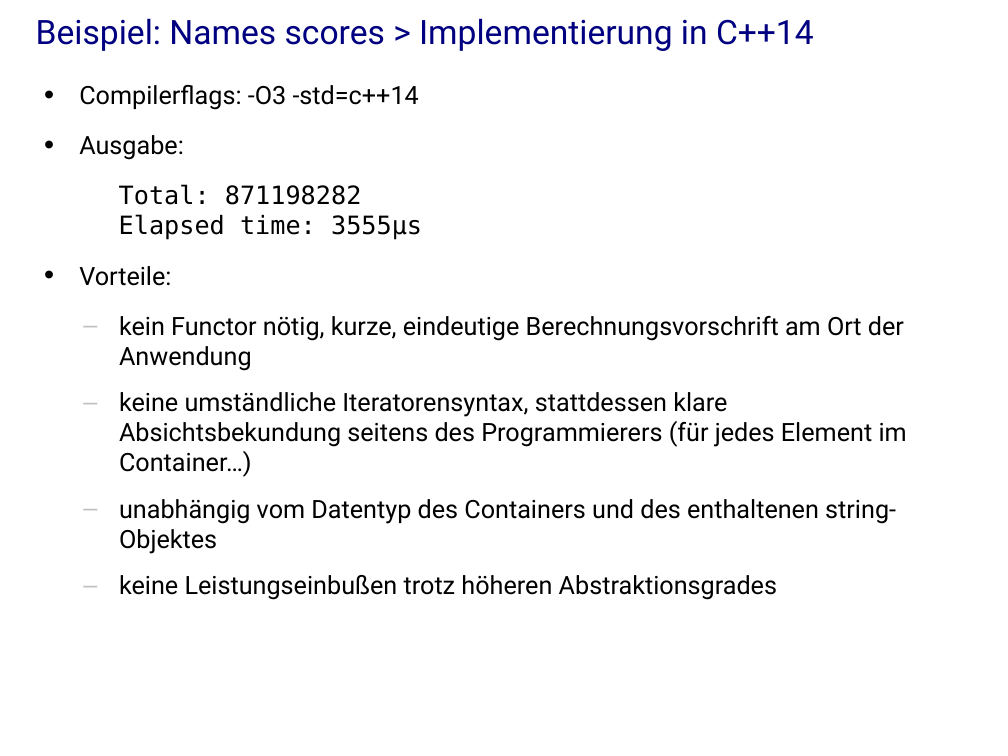
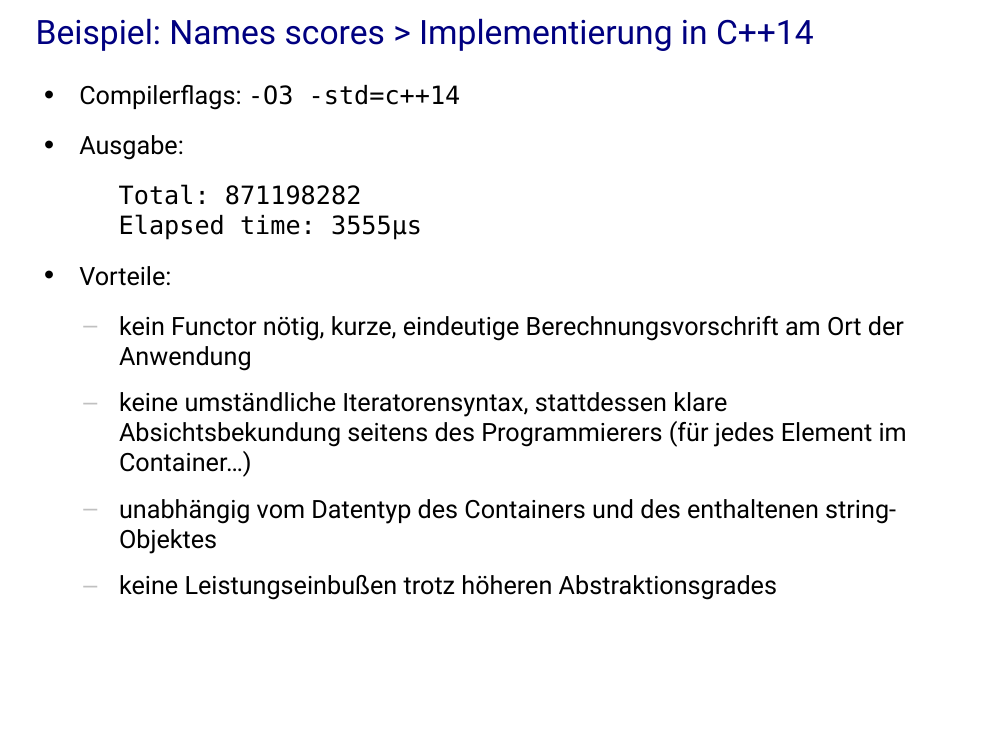
Before and after one commit to j-stephan/hs16, a slide deck: slide 30 of presentation/presentation.odp (slide 21 before the commit). Drawn at 1008x756 pixels with LibreOffice and Linux fonts; fonts in the diff are those of the drawing; background and template pictures are left out. Boxes give left, top, right and bottom in pixels: in the first picture for what was removed or moved away, otherwise in the second. Text is boxed around its words. In the diff, an @@ line names an element or a change of style, - is before the commit and + after.

```diff
--- a/presentation/presentation.odp
+++ b/presentation/presentation.odp
@@ text at (x1=79, y1=85, x2=461, y2=110): font Roboto to DejaVu Sans Mono in "-O3 -std=c++14" @@
```
Also in this commit, not shown: 8 other slides changed, 21 slides added, 4 slides removed, 1 other file.
